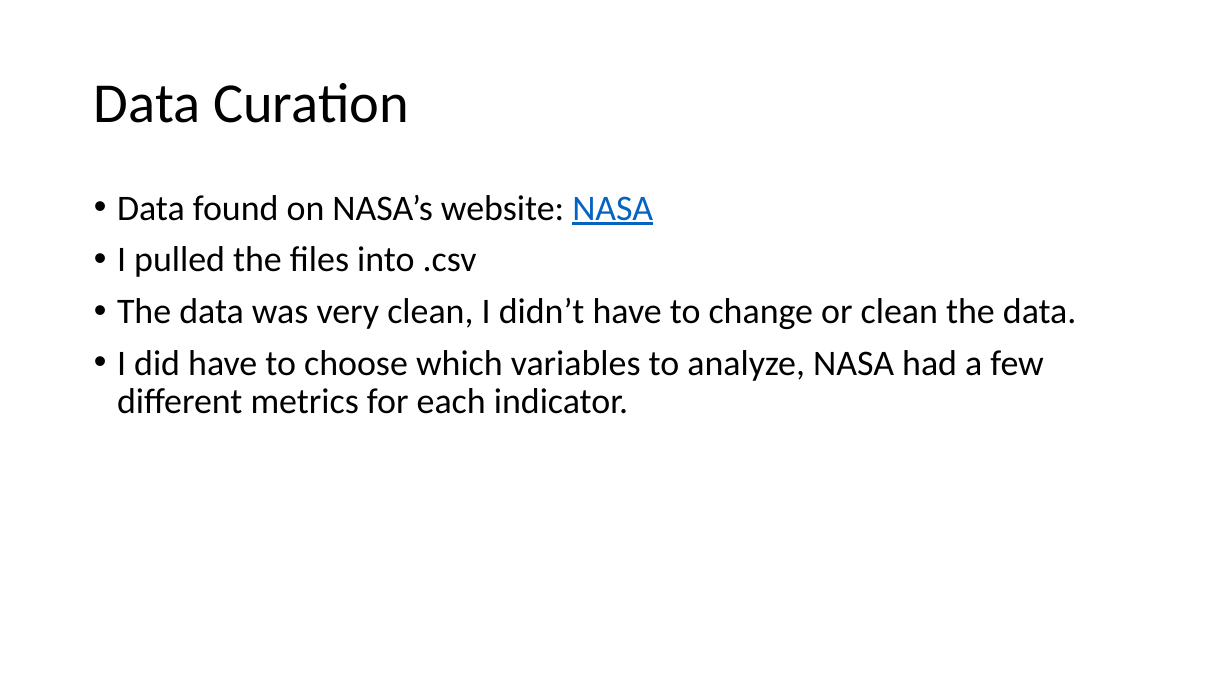
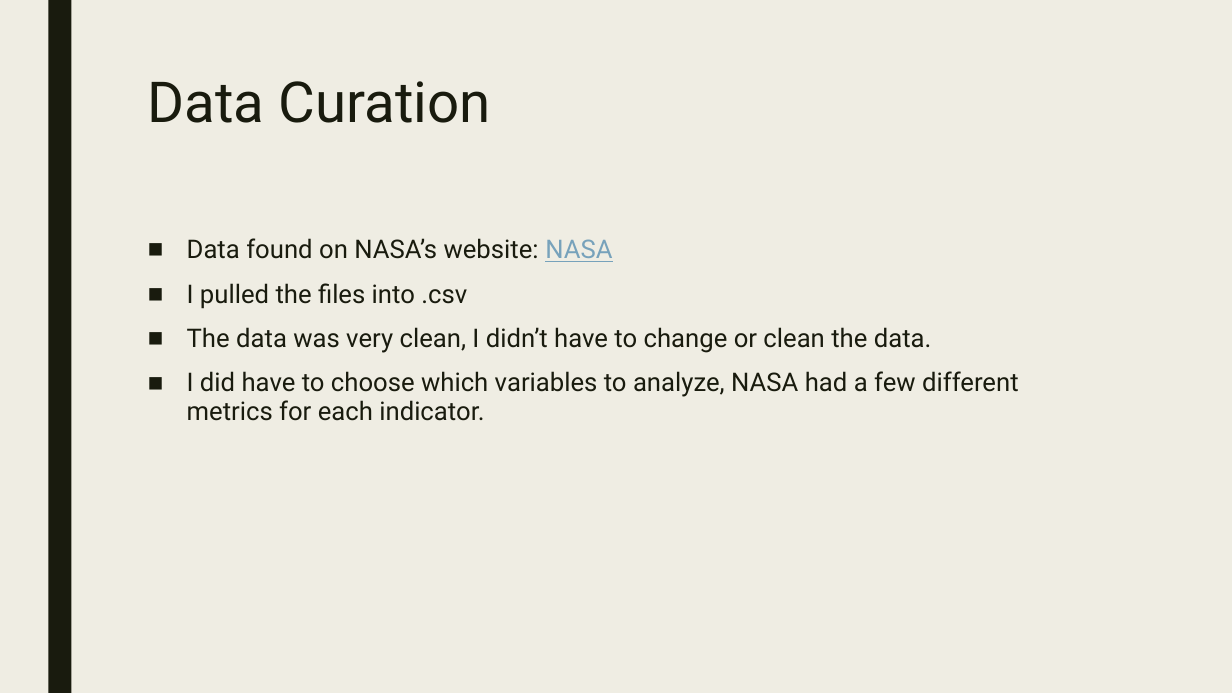
Before and after one commit to Clarkbar36/GDAT626_Final, a slide deck: slide 5 of Global Warming.pptx. Drawn at 1232x693 pixels with LibreOffice and Linux fonts; fonts in the diff are those of the drawing. Boxes give left, top, right and bottom in pixels: in the first picture for what was removed or moved away, otherwise in the second. Text is boxed around its words. In the diff, an @@ line names an element or a change of style, - is before the commit and + after.

```diff
--- a/Global Warming.pptx
+++ b/Global Warming.pptx
@@ background #FFFFFF to #EFEDE3 @@
@@ rectangle added at [48,0,71,693], fill #191B0E @@
@@ title "Data Curation": place and size @@
-title "Data Curation" at [94,83,409,123]
+title "Data Curation" at [148,81,491,123]
@@ title "Data Curation" at [148,81,491,123]: font Calibri to Roboto, text colour #000000 to #191B0E; line spacing 0.9 to 0.89; vertical alignment middle to top @@
@@ text "Data found on NASA’s website: ...": place and size @@
-text "Data found on NASA’s website: ..." at [117,195,1077,414]
+text "Data found on NASA’s website: ..." at [187,238,1019,421]
@@ text "Data found on NASA’s website: ..." at [187,238,1019,421]: size 28 to 20 pt, font Calibri to Roboto, text colour #000000 to #191B0E; text colour #0563C1 to #77A2BB in "NASA"; bullet • to ■; line spacing 0.9 to 0.94; more space between paragraphs @@
```
Also in this commit, not shown: 7 other slides changed, 2 other files.
